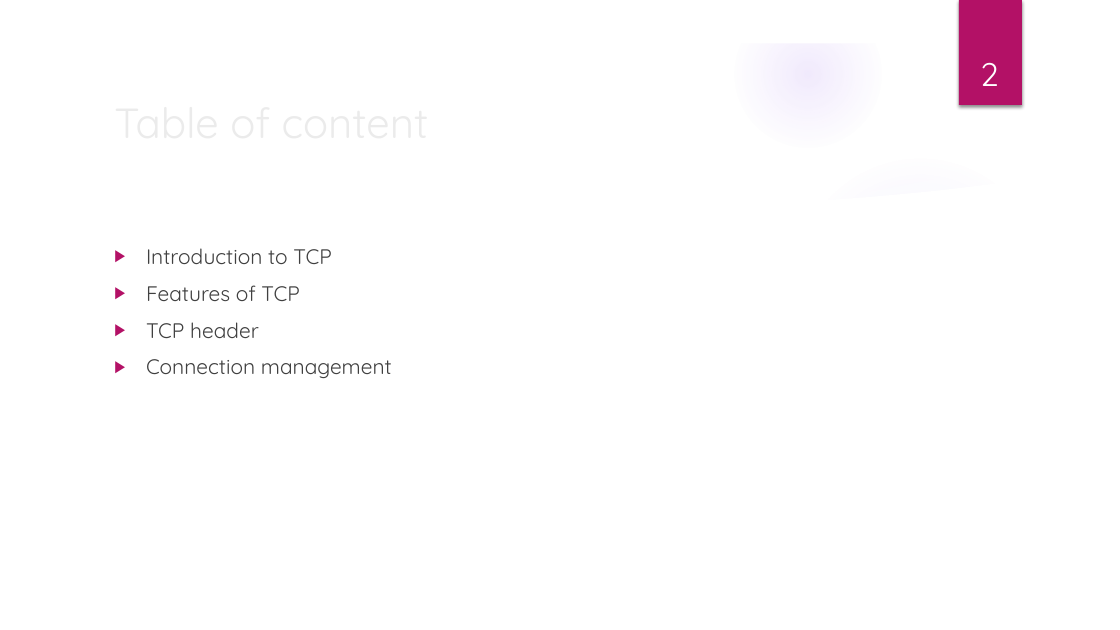
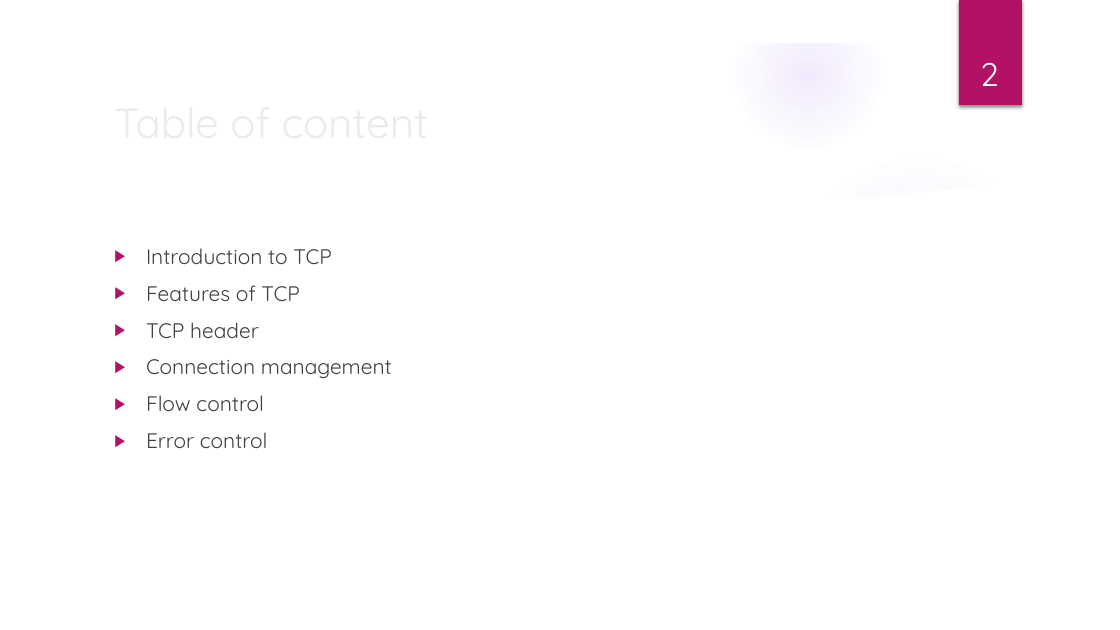
Before and after one commit to aruna02/tcp_presentation, a slide deck: slide 2 of Transmission Control Protocol.pptx. Drawn at 1120x630 pixels with LibreOffice and Linux fonts; fonts in the diff are those of the drawing; background and template pictures are left out. Boxes give left, top, right and bottom in pixels: in the first picture for what was removed or moved away, otherwise in the second. Text is boxed around its words. In the diff, an @@ line names an element or a change of style, - is before the commit and + after.

```diff
--- a/Transmission Control Protocol.pptx
+++ b/Transmission Control Protocol.pptx
@@ text at [146, 395, 267, 448]: paragraphs added @@
+▶ Flow control
+▶ Error control
```
Also in this commit, not shown: 3 other slides changed, 7 slides added, 1 slide removed.
